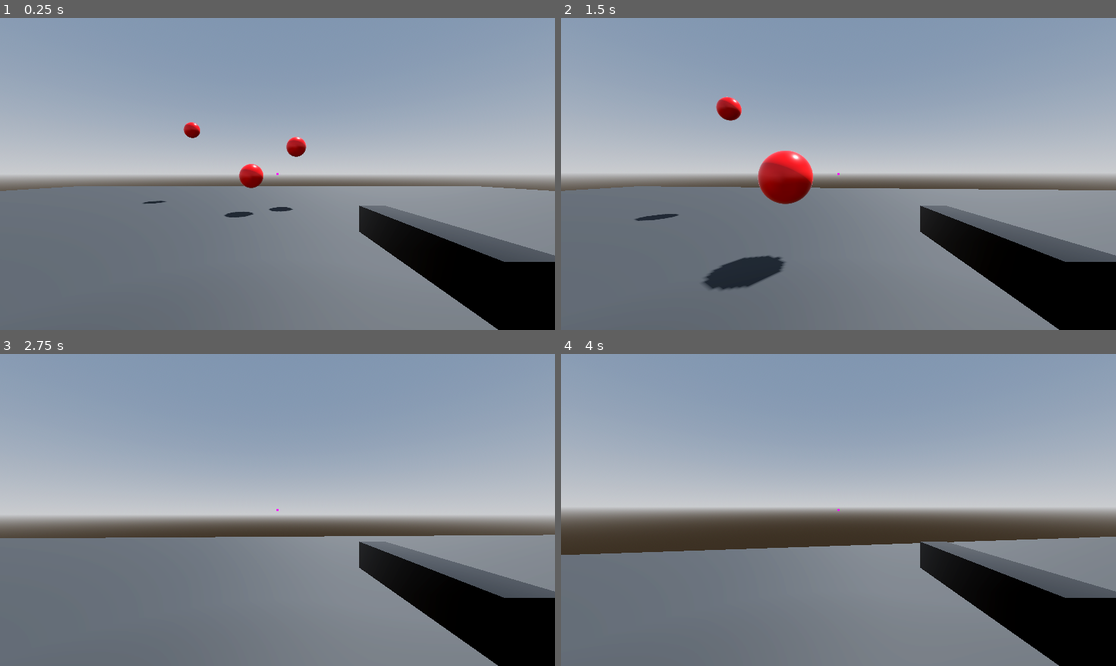
Above: before the commit, frames 1-4 (two rows, left to right).
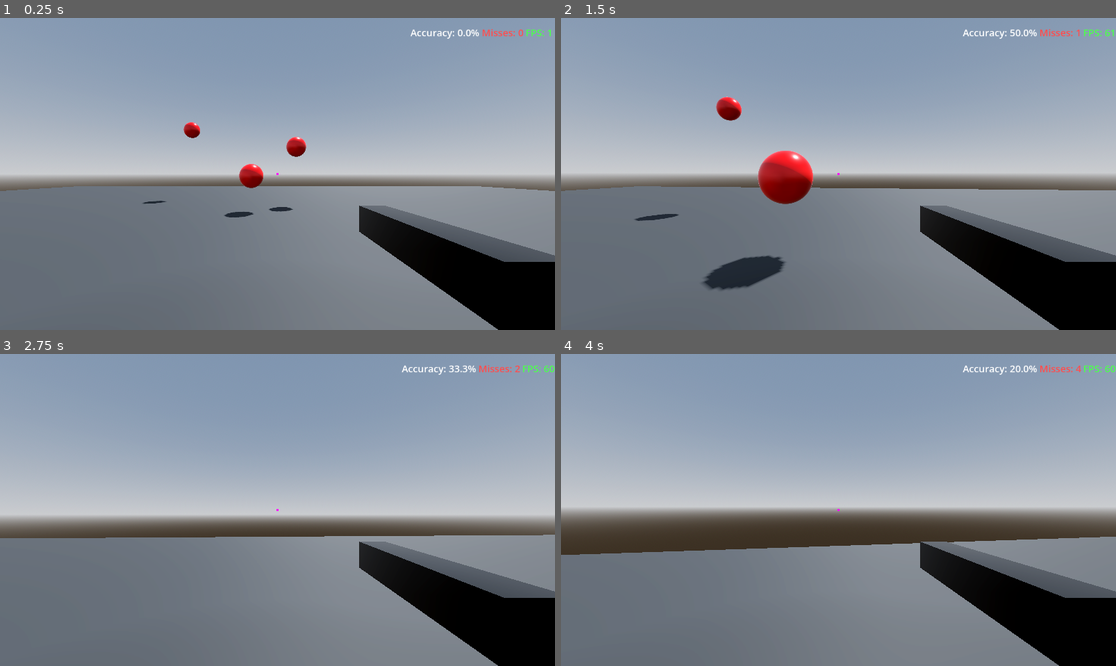
Above: after the commit, the same moments.

Repository: zjones2142/ComputerGraphicsFinalProject-FPS
Game: Godot game, scene res://node_3d.tscn
Same seed, same stepped clock (60 frames per second), same inputs: the game is played once before the commit and once after it.
Inputs (mouse positions are in pixels of both pictures, inside the frame that each line leads up to):
- Up to frame 1 (0.25 s): no input
- Up to frame 2 (1.5 s): tap Enter (ui_accept) at 0.5, 0.77 s; move the mouse to (866, 174) at 0.52 s; hold W (move_forward) from 0.53 s (still down); click (866, 174) at 0.6 s; move the mouse to (810, 174) at 1.27 s; click (810, 174) at 1.35 s
- Up to frame 3 (2.75 s): keep holding W (move_forward); tap Enter (ui_accept) at 1.52 s; move the mouse to (288, 503) at 2.02 s; click (288, 503) at 2.1 s
- Up to frame 4 (4 s): keep holding W (move_forward); move the mouse to (832, 516) at 2.77 s; click (832, 516) at 2.85 s; tap Enter (ui_accept) at 3.02, 3.77 s; move the mouse to (877, 513) at 3.52 s; click (877, 513) at 3.6 s

The runs differ from the first frame. In frame 1, 0.2% of the frame differs, in the area x 73-100%, y 3-7%; in frame 2, 0.3%; in frame 3, 0.3%; in frame 4, 0.3%, in the area x 72-100%, y 3-7%.

Commit message:
Add resoultion and Ui settings. Also display accuracy, misses and fps counter
Need to fix the ui scale and resolution settings not functioning

Diff:
--- a/gc-fps-game/node_3d.tscn
+++ b/gc-fps-game/node_3d.tscn
@@ -73,6 +73,31 @@
 surface_material_override/0 = ExtResource("4_wc5p8")
 
 [node name="UI" type="CanvasLayer" parent="." unique_id=1392470494]
+
+[node name="HUD" type="HBoxContainer" parent="UI" unique_id=2073250491]
+anchors_preset = 1
+anchor_left = 1.0
+anchor_right = 1.0
+offset_left = -300.0
+offset_bottom = 60.0
+grow_horizontal = 0
+
+[node name="AccuracyLabel" type="Label" parent="UI/HUD" unique_id=1434544150]
+layout_mode = 2
+theme_override_font_sizes/font_size = 20
+text = "Accuracy: 0.0%"
+
+[node name="MissesLabel" type="Label" parent="UI/HUD" unique_id=1926740360]
+layout_mode = 2
+theme_override_colors/font_color = Color(1, 0.3, 0.3, 1)
+theme_override_font_sizes/font_size = 20
+text = "Misses: 0"
+
+[node name="FPSLabel" type="Label" parent="UI/HUD" unique_id=456738235]
+layout_mode = 2
+theme_override_colors/font_color = Color(0.3, 1, 0.3, 1)
+theme_override_font_sizes/font_size = 20
+text = "FPS: 0"
 
 [node name="CrosshairContainer" type="CenterContainer" parent="UI" unique_id=1793271217]
 anchors_preset = 15
@@ -149,6 +174,24 @@
 layout_mode = 2
 metadata/_tab_index = 0
 
+[node name="ResolutionLabel" type="Label" parent="UI/PauseMenu/SettingsPanel/TabContainer/Video" unique_id=1659662762]
+layout_mode = 2
+text = "Resolution:"
+
+[node name="ResolutionDropdown" type="OptionButton" parent="UI/PauseMenu/SettingsPanel/TabContainer/Video" unique_id=1750104219]
+layout_mode = 2
+
+[node name="UIScaleLabel" type="Label" parent="UI/PauseMenu/SettingsPanel/TabContainer/Video" unique_id=87101101]
+layout_mode = 2
+text = "UI Scale:"
+
+[node name="UIScaleSlider" type="HSlider" parent="UI/PauseMenu/SettingsPanel/TabContainer/Video" unique_id=708884265]
+layout_mode = 2
+min_value = 0.5
+max_value = 2.0
+step = 0.05
+value = 1.0
+
 [node name="DisplayModeLabel" type="Label" parent="UI/PauseMenu/SettingsPanel/TabContainer/Video" unique_id=395598054]
 layout_mode = 2
 text = "Display Mode:"
--- a/gc-fps-game/pause_menu.gd
+++ b/gc-fps-game/pause_menu.gd
@@ -7,6 +7,17 @@
 @onready var settings_panel = $SettingsPanel
 @onready var sensitivity_slider = $SettingsPanel/TabContainer/PlayerOptions/SensitivitySlider
 @onready var window_mode_dropdown = $SettingsPanel/TabContainer/Video/WindowModeDropdown
+@onready var resolution_dropdown = $SettingsPanel/TabContainer/Video/ResolutionDropdown
+@onready var ui_scale_slider = $SettingsPanel/TabContainer/Video/UIScaleSlider
+@onready var ui_layer = $"../UI"
+
+var resolutions = [
+	Vector2i(1280, 720),
+	Vector2i(1600, 900),
+	Vector2i(1920, 1080),
+	Vector2i(2560, 1440),
+	Vector2i(3840, 2160),
+]
 
 func _ready() -> void:
 	# Hide the menu when the game starts
@@ -17,6 +28,12 @@
 	window_mode_dropdown.add_item("Windowed")
 	window_mode_dropdown.add_item("Fullscreen")
 
+	resolution_dropdown.add_item("1280 x 720")
+	resolution_dropdown.add_item("1600 x 900")
+	resolution_dropdown.add_item("1920 x 1080")
+	resolution_dropdown.add_item("2560 x 1440")
+	resolution_dropdown.add_item("3840 x 2160")
+
 	# Wire up all button signals via code so you don't have to do it in the editor
 	$MainPanel/ResumeButton.pressed.connect(_on_resume_pressed)
 	$MainPanel/SettingsButton.pressed.connect(_on_settings_pressed)
@@ -25,6 +42,8 @@
 
 	sensitivity_slider.value_changed.connect(_on_sensitivity_changed)
 	window_mode_dropdown.item_selected.connect(_on_window_mode_selected)
+	resolution_dropdown.item_selected.connect(_on_resolution_selected)
+	ui_scale_slider.value_changed.connect(_on_ui_scale_changed)
 
 func _input(event: InputEvent) -> void:
 	# 'ui_cancel' is mapped to Escape by default
@@ -77,3 +96,15 @@
 		DisplayServer.window_set_mode(DisplayServer.WINDOW_MODE_WINDOWED)
 	elif index == 1: # Fullscreen
 		DisplayServer.window_set_mode(DisplayServer.WINDOW_MODE_EXCLUSIVE_FULLSCREEN)
+
+func _on_resolution_selected(index: int) -> void:
+	var res = resolutions[index]
+	DisplayServer.window_set_mode(DisplayServer.WINDOW_MODE_WINDOWED)
+	DisplayServer.window_set_size(res)
+	# Center the window on screen after resize
+	var screen_size = DisplayServer.screen_get_size()
+	DisplayServer.window_set_position((screen_size - res) / 2)
+
+func _on_ui_scale_changed(value: float) -> void:
+	if ui_layer:
+		ui_layer.scale = Vector2(value, value)
--- a/gc-fps-game/player.gd
+++ b/gc-fps-game/player.gd
@@ -10,6 +10,9 @@
 @export var target_radius: float = 1.0
 
 @onready var camera = $Camera3D
+@onready var accuracy_label = $"../UI/HUD/AccuracyLabel" #displays accuracy
+@onready var misses_label = $"../UI/HUD/MissesLabel" #displays misses on the screen
+@onready var fps_label = $"../UI/HUD/FPSLabel" #displays a fps counter for the user
 # @onready var raycaster = $CustomRaycaster # Uncomment this once your C++ node is compiled
 
 var total_shots: int = 0
@@ -56,6 +59,7 @@
 func _process(_delta: float) -> void:
 	if Input.is_action_just_pressed("shoot"):
 		fire_weapon()
+	fps_label.text = "FPS: %d" % Engine.get_frames_per_second()
 
 func fire_weapon() -> void:
 	total_shots += 1
@@ -99,6 +103,10 @@
 	update_accuracy_ui()
 
 func update_accuracy_ui() -> void:
+	var misses = total_shots - total_hits
+	var accuracy = 0.0
 	if total_shots > 0:
-		var accuracy = (float(total_hits) / float(total_shots)) * 100.0
-		print("Accuracy: %.2f%%" % accuracy)
+		accuracy = (float(total_hits) / float(total_shots)) * 100.0
+
+	accuracy_label.text = "Accuracy: %.1f%%" % accuracy
+	misses_label.text = "Misses: %d" % misses
